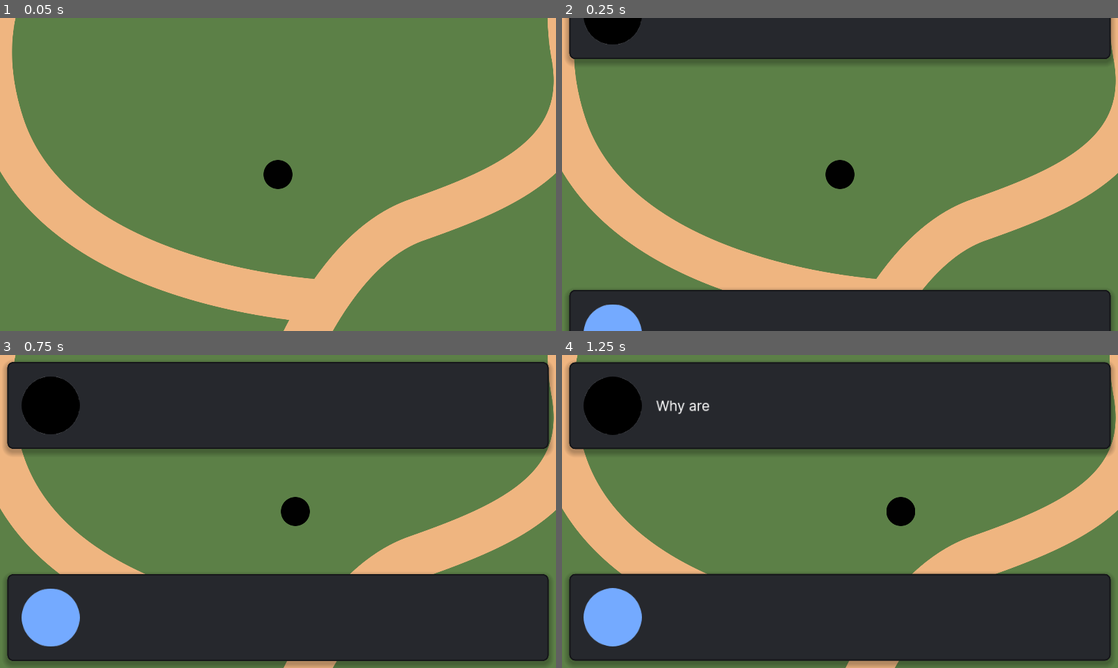
Above: before the commit, frames 1-4 (two rows, left to right).
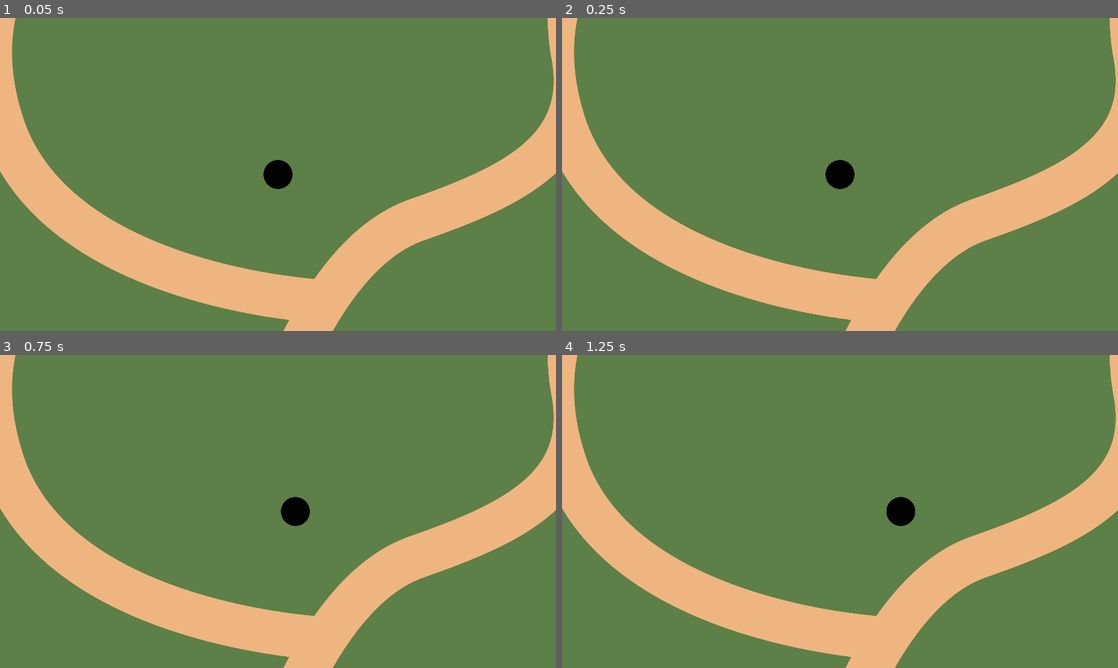
Above: after the commit, the same moments.

Repository: k1404635/GameJam2023
Game: Godot game, scene res://scenes/world.tscn
Two runs of this game, one before a commit and one after it. Both use one fixed random seed, a clock stepped at 60 frames per second and the inputs below. This scene is started directly instead of the project's main scene.
Inputs:
- Up to frame 1 (0.05 s): no input
- Up to frame 2 (0.25 s): no input
- Up to frame 3 (0.75 s): hold D (move_right) from 0.53 s (still down); tap Z (advance_dialogue) at 0.6 s
- Up to frame 4 (1.25 s): keep holding D (move_right)

Frame 1 is identical in both runs. In frame 2, 27% of the frame differs, in the area x 0-100%, y 0-100%; in frame 3, 57%; in frame 4, 58%, in the area x 0-100%, y 2-100%.

Commit message:
Updated dialogue engine to add skipping text typing animation

Diff:
--- a/scripts/dialogue_engine.gd
+++ b/scripts/dialogue_engine.gd
@@ -32,6 +32,7 @@
 # Properties
 var active = false
 var typing = false
+var bypass_typing = false
 
 var current_upper = 0
 var current_lower = 0
@@ -49,7 +50,7 @@
 	#}
 	#await get_tree().create_timer(2).timeout
 	#start_dialogue(params, "assets/characters/TEMP.png", "assets/characters/TEMP.png")
-	play_dialogue_file("dialogues/TEST2.json")
+	#play_dialogue_file("dialogues/TEST2.json")
 	pass
 
 
@@ -64,6 +65,8 @@
 					next_lower(BASE_SPEED)
 		else:
 			next_upper(BASE_SPEED)
+	elif active and Input.is_action_just_pressed("advance_dialogue"):
+		bypass_typing = true
 
 
 
@@ -88,10 +91,16 @@
 func type_to_box(text: String, label: RichTextLabel, speed: float = 1.0):
 	typing = true
 	var partial: String = ""
+
 	for ch in range(len(text)):
 		partial += text[ch]
 		label.text = partial
 		await get_tree().create_timer(0.1 / speed).timeout
+		if (bypass_typing):
+			label.text = text
+			break
+
+	bypass_typing = false
 	typing = false
 
 	label.get_parent().get_node("Proceed").visible = true
